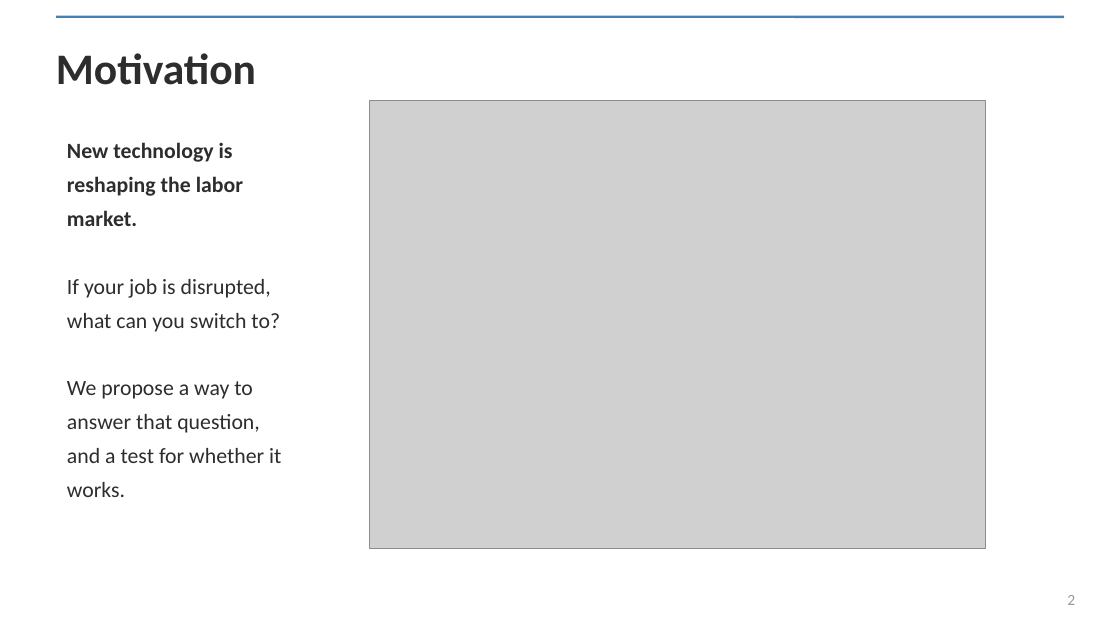
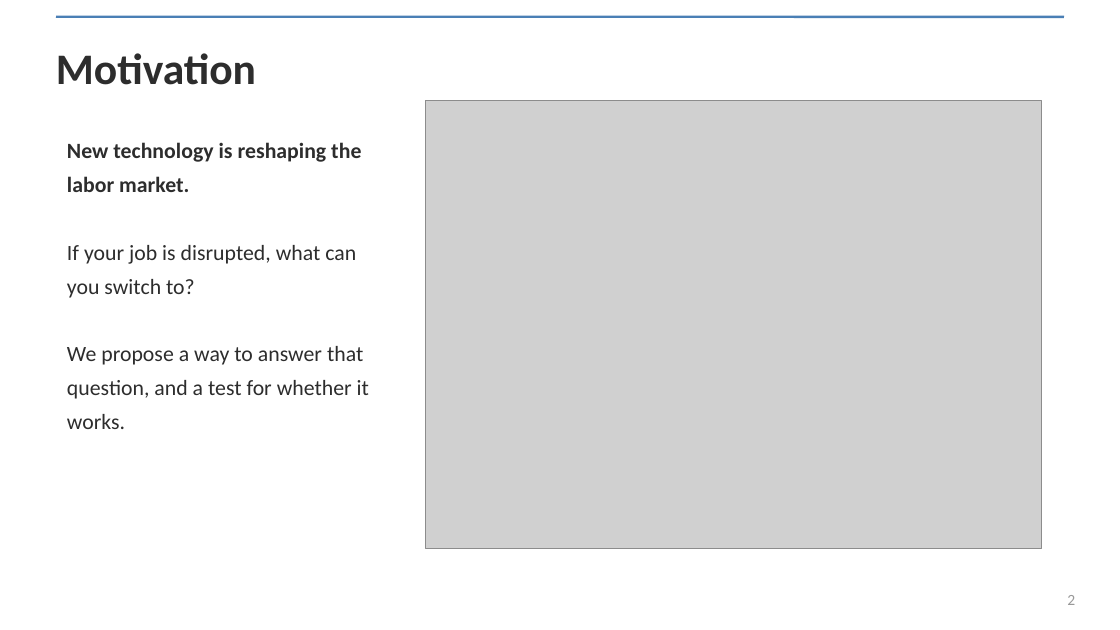
Before and after one commit to spencer2718/task-space-model, a slide deck: slide 2 of writing/presentation/task_embeddings_deck.pptx. Drawn at 1120x630 pixels with LibreOffice and Linux fonts; fonts in the diff are those of the drawing; grey boxes stand for pictures. Boxes give left, top, right and bottom in pixels: in the first picture for what was removed or moved away, otherwise in the second. Text is boxed around its words. In the diff, an @@ line names an element or a change of style, - is before the commit and + after.

```diff
--- a/writing/presentation/task_embeddings_deck.pptx
+++ b/writing/presentation/task_embeddings_deck.pptx
@@ picture: place and size @@
-picture at box(370, 101, 986, 549)
+picture at box(426, 101, 1042, 549)
@@ text "New technology is reshaping the ..." rewrapped from box(67, 142, 281, 497) to box(67, 142, 369, 429) @@
```
Also in this commit, not shown: 1 other slide changed, 4 other files.
